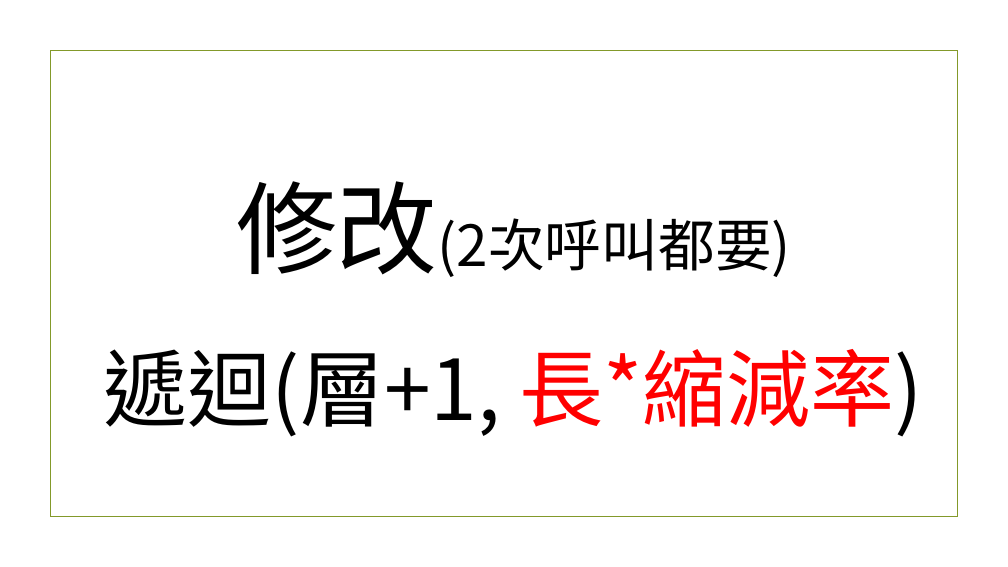
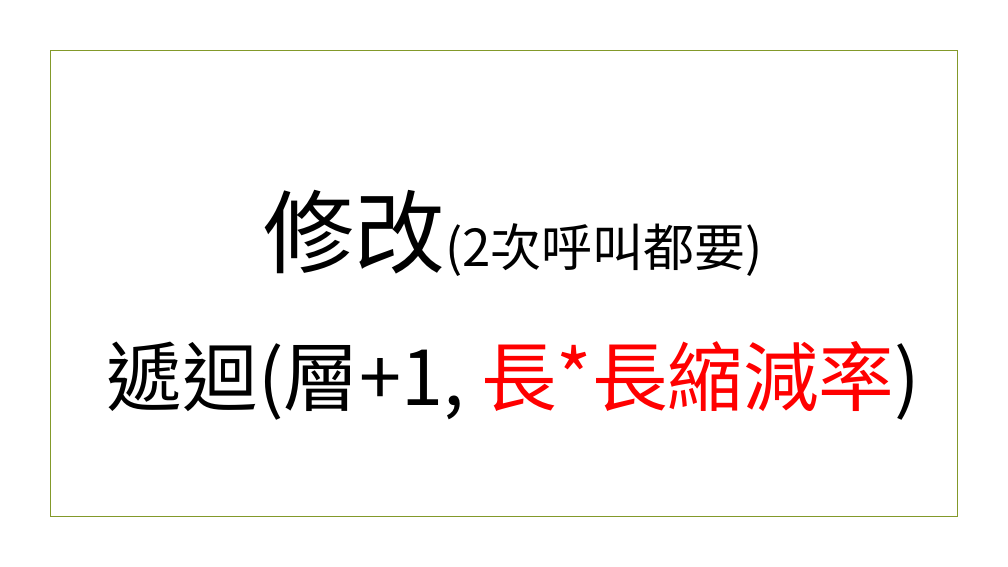
Before and after one commit to beardad1975/py4t, a slide deck: slide 33 of 課程資料/專題-海龜與樹/海龜與樹程式簡報.pptx (slide 30 before the commit). Drawn at 1008x567 pixels with LibreOffice and Linux fonts; fonts in the diff are those of the drawing; background and template pictures are left out. Boxes give left, top, right and bottom in pixels: in the first picture for what was removed or moved away, otherwise in the second. Text is boxed around its words. In the diff, an @@ line names an element or a change of style, - is before the commit and + after.

```diff
--- a/課程資料/專題-海龜與樹/海龜與樹程式簡報.pptx
+++ b/課程資料/專題-海龜與樹/海龜與樹程式簡報.pptx
@@ title at (x1=107, y1=189, x2=920, y2=420): text changed; size 80 to 72 pt @@
-修改(2次呼叫都要)
-遞迴(層+1, 長*縮減率)
+修改(2次呼叫都要)
+遞迴(層+1, 長*長縮減率)
```
Also in this commit, not shown: 14 other slides changed, 27 slides added, 21 other files.
